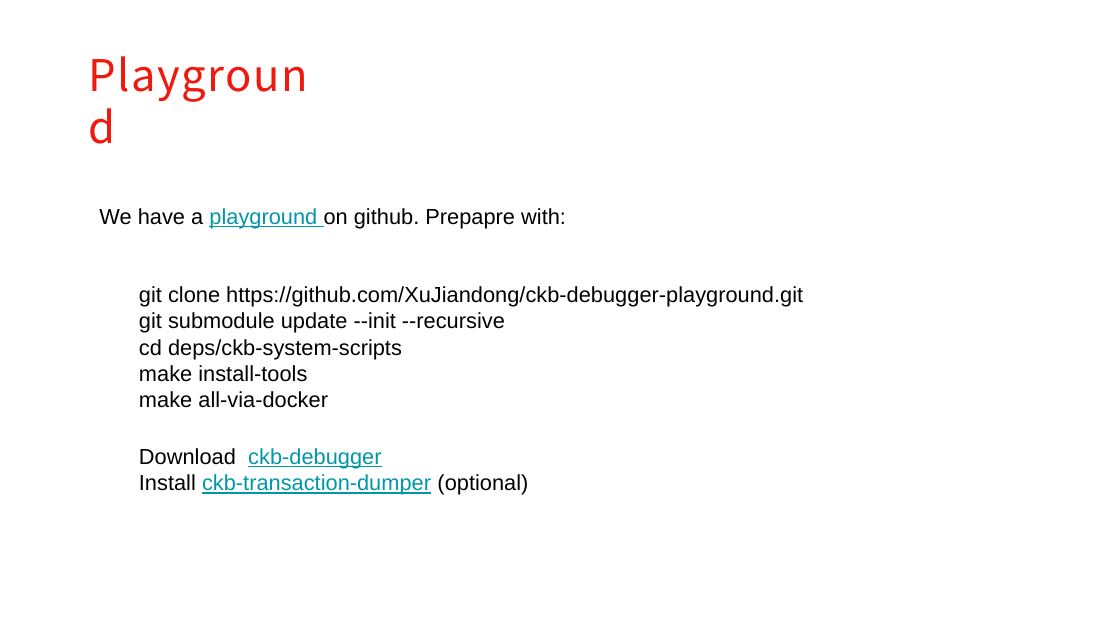
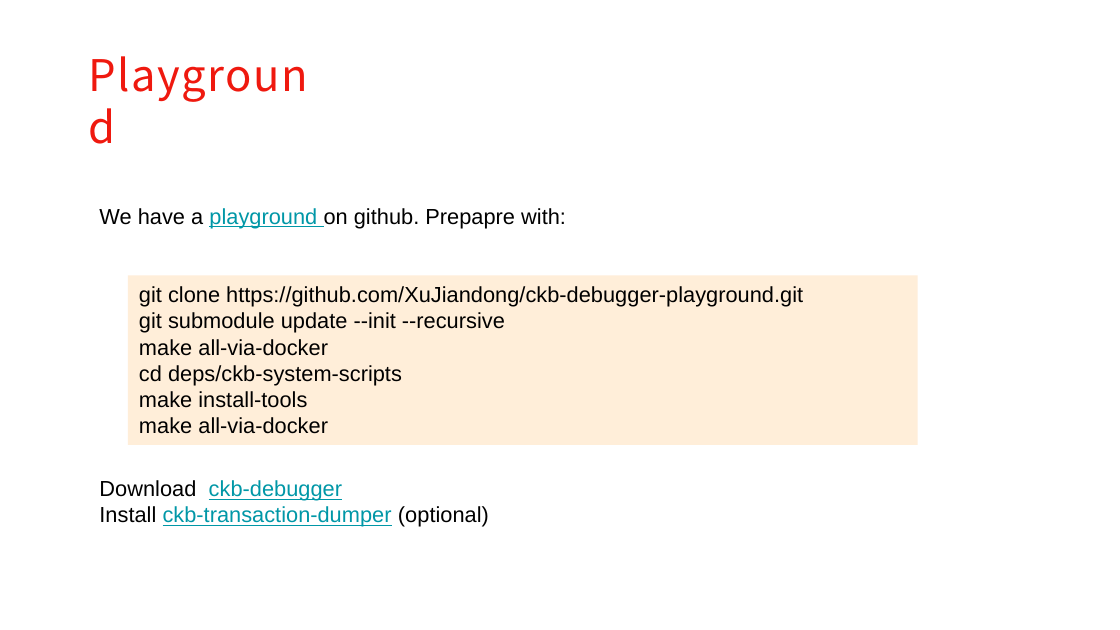
Before and after one commit to XuJiandong/ckb-debugger-playground, a slide deck: slide 4 of slides/presentation.pptx (slide 3 before the commit). Drawn at 1120x630 pixels with LibreOffice and Linux fonts; fonts in the diff are those of the drawing; background and template pictures are left out. Boxes give left, top, right and bottom in pixels: in the first picture for what was removed or moved away, otherwise in the second. Text is boxed around its words. In the diff, an @@ line names an element or a change of style, - is before the commit and + after.

```diff
--- a/slides/presentation.pptx
+++ b/slides/presentation.pptx
@@ rectangle "git clone https://github.com/XuJiandong/ckb-debugger-playgro ...": place and size @@
-rectangle "git clone https://github.com/XuJiandong/ckb-debugger-playgro ..." at [139,286,803,408]
+rectangle "git clone https://github.com/XuJiandong/ckb-debugger-playgro ..." at [128,276,917,445]
@@ rectangle "git clone https://github.com/XuJiandong/ckb-debugger-playgro ..." at [128,276,917,445]: fill none to #FFEED9 @@
@@ text in rectangle at [139,339,328,356]: paragraph added @@
+  make all-via-docker
@@ text "Download ckb-debugger": place and size @@
-text "Download ckb-debugger" at [139,448,528,495]
+text "Download ckb-debugger" at [99,480,489,527]
```
Also in this commit, not shown: 3 other slides changed, 7 slides added, 1 slide removed, 2 other files.
